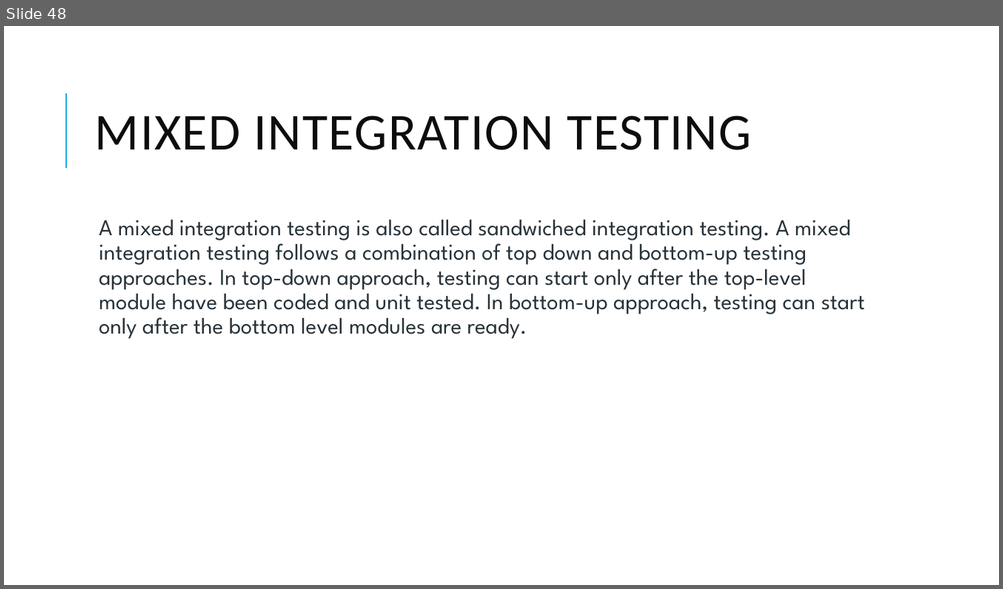
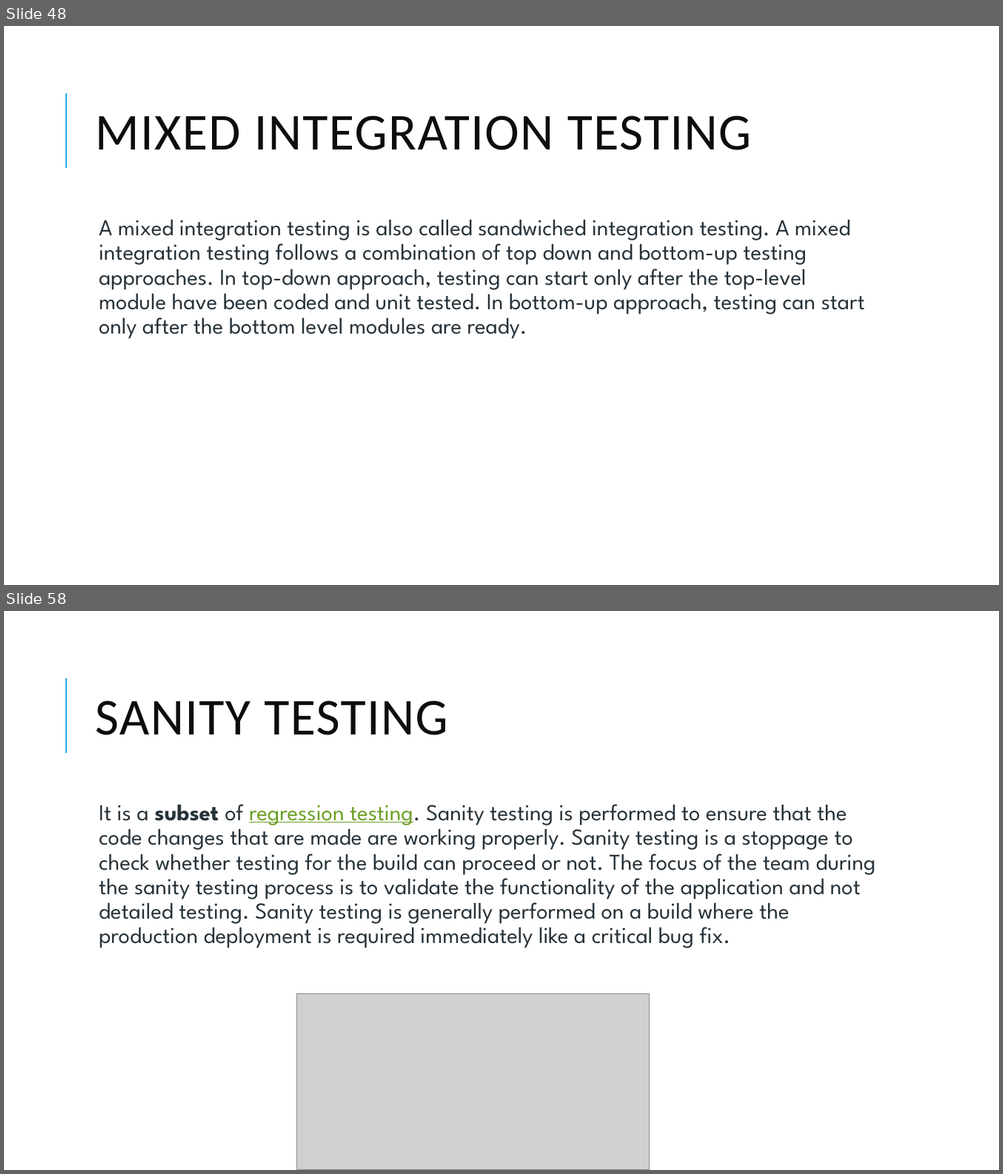
Before and after one commit to skandhwa/GroSkillIT-Batch1, a slide deck: class2.pptx. Shown one above the other, each under a label of ours: slide 48 before the commit, slides 48 and 58 after it; the slides between them are not shown. The pictures are 1003x589 and 1003x1174 pixels, drawn with LibreOffice and Linux fonts; fonts in the diff are those of the drawing; grey boxes stand for pictures. Boxes give left, top, right and bottom in pixels: in the first picture for what was removed or moved away, otherwise in the second. Text is boxed around its words. In the diff, an @@ line names an element or a change of style, - is before the commit and + after.

```diff
--- a/class2.pptx
+++ b/class2.pptx
@@ slide 58 added at (4,611,999,1170), background #FFFFFF; not listed: 1 template element that a slide beside it also shows @@
@@ title added at (95,701,447,735), 50 pt, text #0D0D0D @@
+SANITY TESTING
@@ text added at (99,804,876,948), 22 pt, text #273239 @@
+  It is a subset of regression testing. Sanity testing is performed to ensure that the code changes that are made are working properly. Sanity testing is a stoppage to check whether testing for the build can proceed or not. The focus of the team during the sanity testing process is to validate the functionality of the application and not detailed testing. Sanity testing is generally performed on a build where the production deployment is required immediately like a critical bug fix.
@@ picture added at (296,994,649,1170) @@
```
Also in this commit, not shown: 30 other slides added, 1 slide removed.
